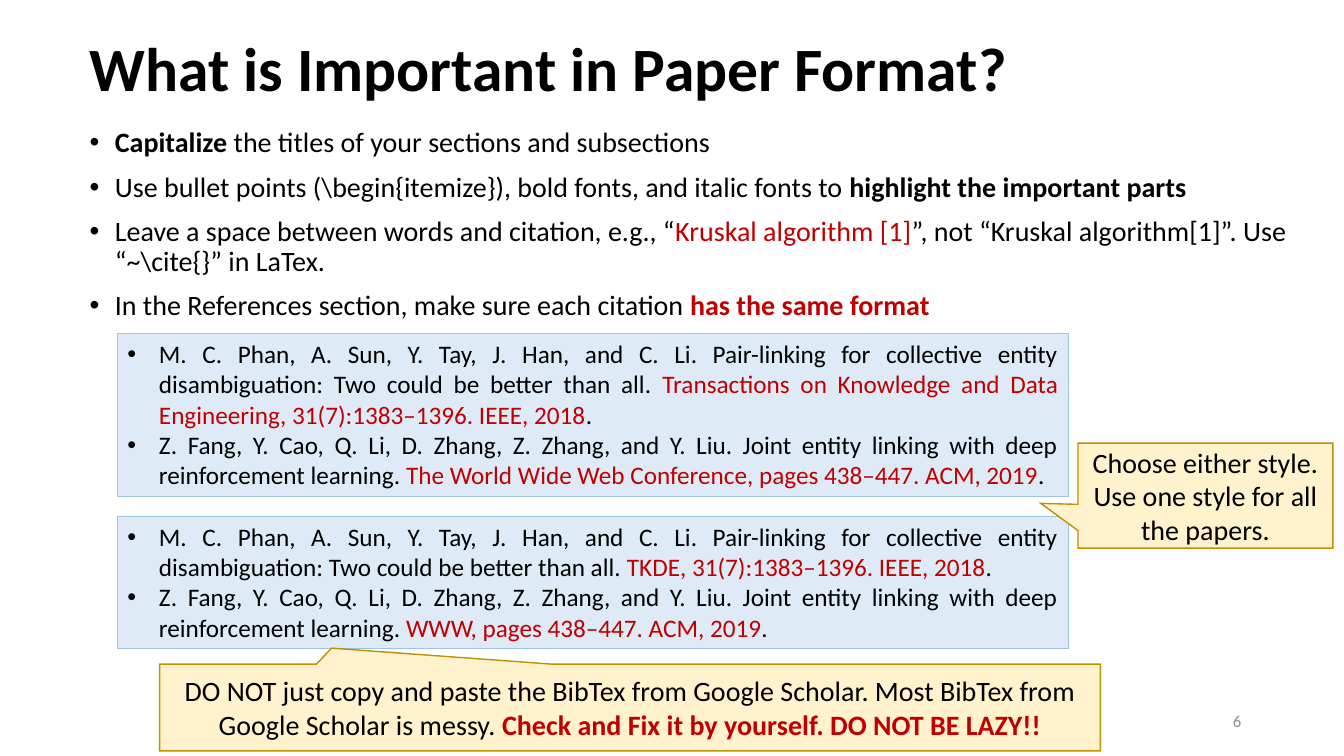
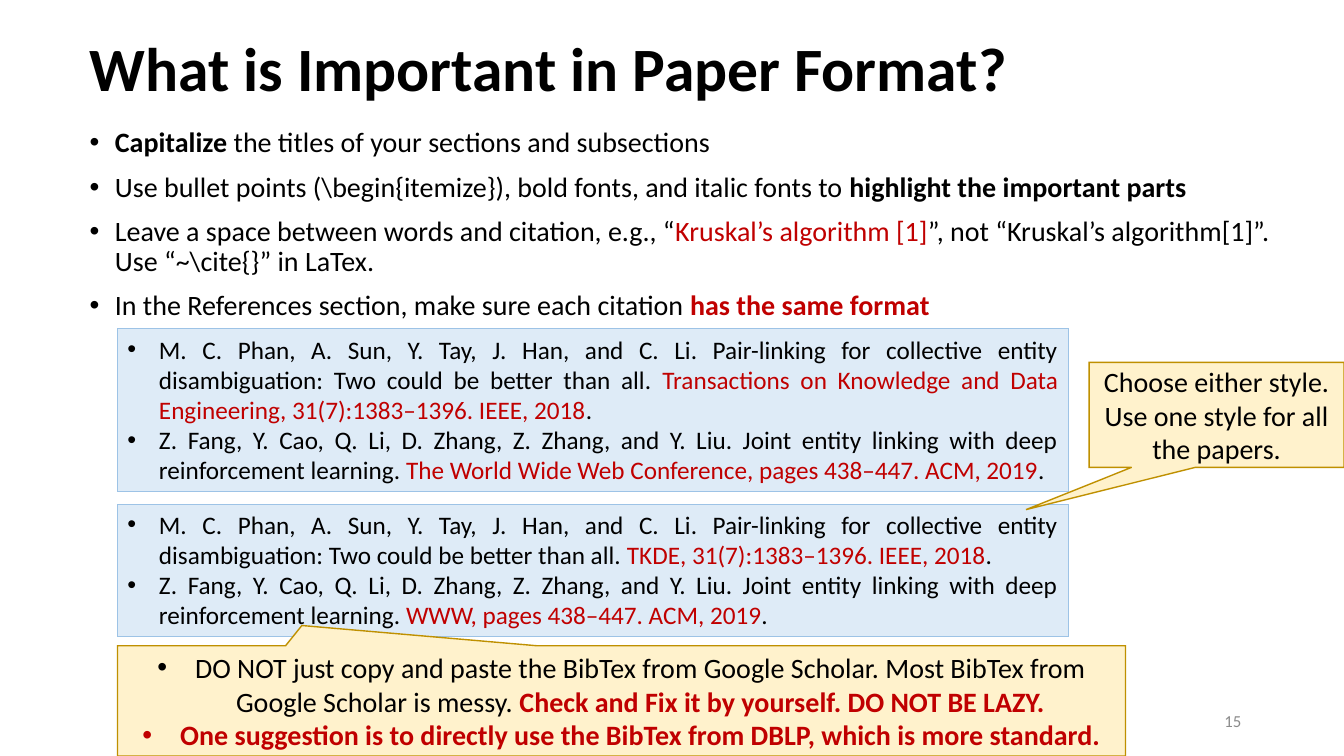
Before and after one commit to heathersherry/Knowledge-Graph-Tutorials-and-Papers, a slide deck: slide 15 of research suggestions.pptx (slide 6 before the commit). Drawn at 1344x756 pixels with LibreOffice and Linux fonts; fonts in the diff are those of the drawing. Boxes give left, top, right and bottom in pixels: in the first picture for what was removed or moved away, otherwise in the second. Text is boxed around its words. In the diff, an @@ line names an element or a change of style, - is before the commit and + after.

```diff
--- a/research suggestions.pptx
+++ b/research suggestions.pptx
@@ text at [115, 220, 1269, 275]: text changed @@
-• Leave a space between words and citation, e.g., “Kruskal algorithm [1]”, not “Kruskal algorithm[1]”. Use “~\cite{}” in LaTex.
+• Leave a space between words and citation, e.g., “Kruskal’s algorithm [1]”, not “Kruskal’s algorithm[1]”. Use “~\cite{}” in LaTex.
@@ rectangle "M. C. Phan, A. Sun, ...": place and size @@
-rectangle "M. C. Phan, A. Sun, ..." at [118, 334, 1069, 497]
+rectangle "M. C. Phan, A. Sun, ..." at [118, 329, 1069, 492]
@@ speech box "Choose either style. Use one ...": place and size @@
-speech box "Choose either style. Use one ..." at [1078, 444, 1333, 548]
+speech box "Choose either style. Use one ..." at [1090, 363, 1344, 468]
@@ speech box "Choose either style. Use one ..." at [1090, 363, 1344, 468]: proportions changed @@
@@ rectangle "M. C. Phan, A. Sun, ...": place and size @@
-rectangle "M. C. Phan, A. Sun, ..." at [118, 516, 1069, 648]
+rectangle "M. C. Phan, A. Sun, ..." at [118, 504, 1069, 636]
@@ speech box "DO NOT just copy and ...": place and size @@
-speech box "DO NOT just copy and ..." at [159, 664, 1100, 751]
+speech box "DO NOT just copy and ..." at [118, 646, 1126, 756]
@@ text in speech box at [180, 658, 1100, 750]: text changed; text colour #000000 to #C00000; bold on @@
-DO NOT just copy and paste the BibTex from Google Scholar. Most BibTex from Google Scholar is messy. Check and Fix it by yourself. DO NOT BE LAZY!!
+• DO NOT just copy and paste the BibTex from Google Scholar. Most BibTex from Google Scholar is messy. Check and Fix it by yourself. DO NOT BE LAZY.
+• One suggestion is to directly use the BibTex from DBLP, which is more standard.
@@ page number at [1224, 716, 1241, 727]: text changed @@
-6
+15
```
Also in this commit, not shown: 16 other slides changed, 15 slides added.
